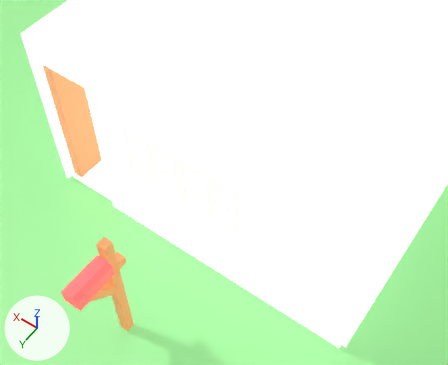
The Blender file src/assets/models/Model.blend as it was, and as the next commit left it.
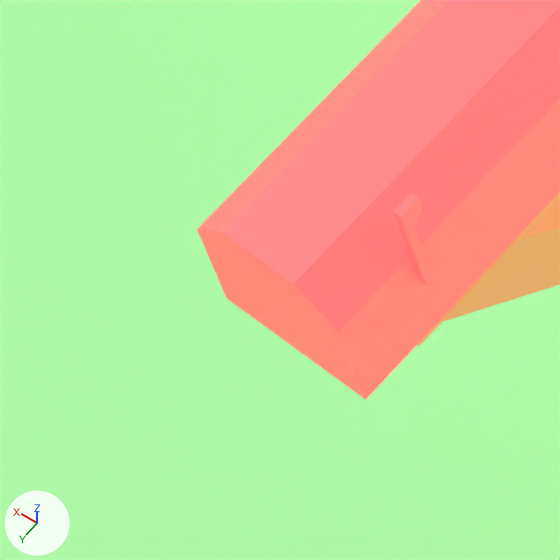
Each version is shown from a 50 mm lens placed at (-5.13, 9.88, 10.76), pointed at (-1.16, 4.33, 2.04), then close up on the part from 9% to 23% of the width and 73% to 90% of the height. Arrows for +X, +Y and +Z are at lower left; the lights stay in place.

Objects in the first close-up: 'Grass', 'Mailbox', 'Opener', 'Pillar'.
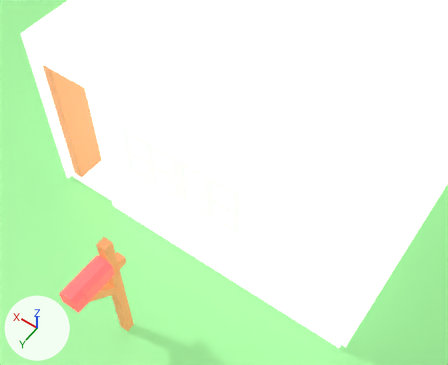
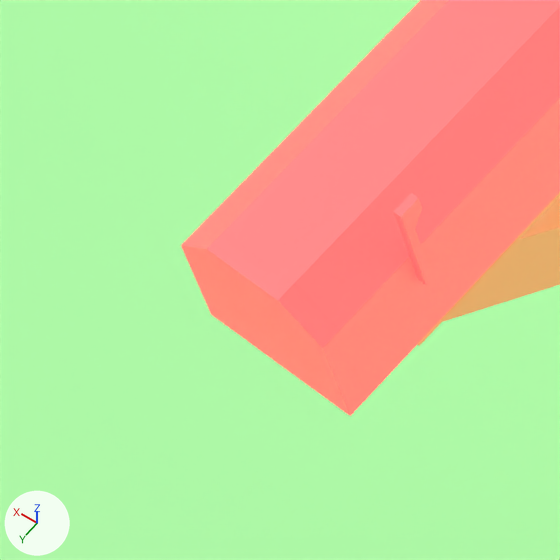
Commit message: Add Lid to Mailbox at Model.blend

Where the newer file only moved an object's origin or applied its transform, the numbers keep the older frame.

What differs and where, as boxes [x1, y1, x2, y2] in the close-ups (560 x 560 px):
'Lid', added (red)
    after: [181, 229, 366, 416]
part 1 of me_cube_006, recoloured (red)
    before: [197, 229, 365, 399]

Diff of the bpy script that builds the scene:
```diff
--- a/src/assets/models/Model.blend.py
+++ b/src/assets/models/Model.blend.py
@@ mat_void @@
+mat_void = principled_material('Void')
+mat_void.base_color = (0.0, 0.0, 0.0)  # black #000000
@@ me_cube_006 @@
 me_cube_006.from_pydata(...)  # 20 vertices, 18 faces; spans x -1.0..1.0, y -1.0..1.0, z -1.0..1.0
 # used by ob_mailbox; parent = ob_mailboxbase; location = (0.0, -0.551, 1.095); scale = (0.193, 0.451, 0.193)
+# me_cube_006 part 1: all 4 faces centred in x -0.75..0.75, y -1.0, z -0.12..0.0 switch from mat_mailbox (red #fa5c5c) to mat_void (black #000000)
@@ me_cube_015 @@
+me_cube_015.from_pydata([(-1.0, -2.0, 0.0), (-1.0, -2.0, 1.53), (-1.0, 0.0, 0.0), (-1.0, 0.0, 1.53), (1.0, -2.0, 0.0), (1.0, -2.0, 1.53), (1.0, 0.0, 0.0), (1.0, 0.0, 1.53), (0.5, 0.0, 0.0), (0.0, 0.0, 0.0), (-0.5, 0.0, 0.0), (-0.5, 0.0, 2.0), (0.0, 0.0, 2.0), (0.5, 0.0, 2.0), (-0.5, -2.0, 0.0), (0.0, -2.0, 0.0), (0.5, -2.0, 0.0), (0.5, -2.0, 2.0), (0.0, -2.0, 2.0), (-0.5, -2.0, 2.0)], [], [(0, 1, 3, 2), (8, 13, 7, 6), (6, 7, 5, 4), (14, 19, 1, 0), (8, 6, 4, 16), (11, 3, 1, 19), (7, 13, 17, 5), (13, 12, 18, 17), (12, 11, 19, 18), (2, 10, 14, 0), (10, 9, 15, 14), (9, 8, 16, 15), (4, 5, 17, 16), (16, 17, 18, 15), (15, 18, 19, 14), (2, 3, 11, 10), (10, 11, 12, 9), (9, 12, 13, 8)])
+me_cube_015.materials.append(mat_mailbox)  # red #fa5c5c
@@ ob_lid @@
+ob_lid = bpy.data.objects.new('Lid', me_cube_015)
+ob_lid.parent = ob_mailbox
+ob_lid.matrix_parent_inverse = Matrix(((-5.192, 0.0, 0.0, 0.0), (0.0, -2.219, 0.0, 15.23), (0.0, 0.0, 5.192, -4.906), (0.0, 0.0, 0.0, 1.0)))
+ob_lid.location = (0.0, 7.314, 0.752)
+ob_lid.rotation_euler = (0.0, 0.0, -3.142)  # degrees (0, 0, -180)
+ob_lid.scale = (0.193, 0.0225, 0.193)
```
